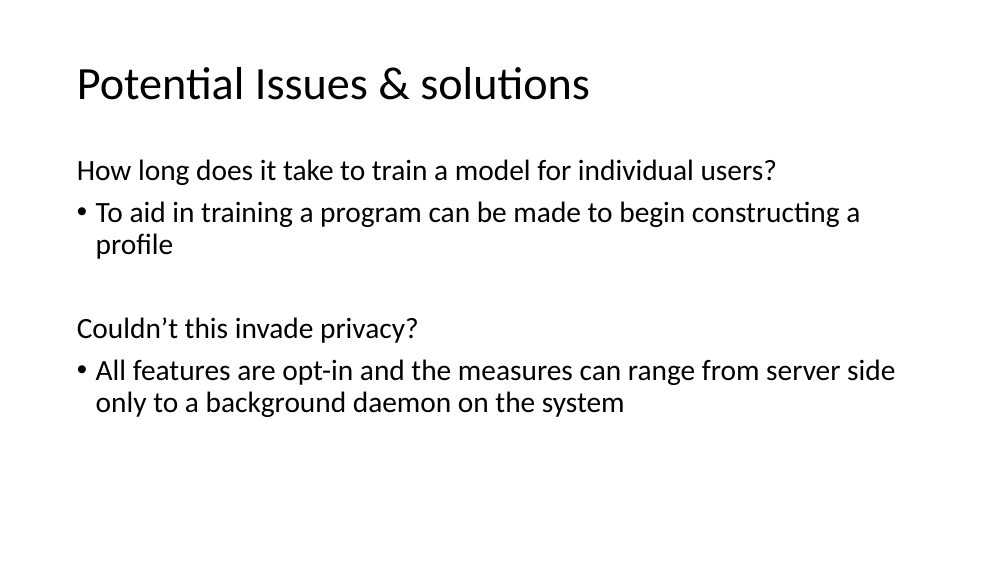
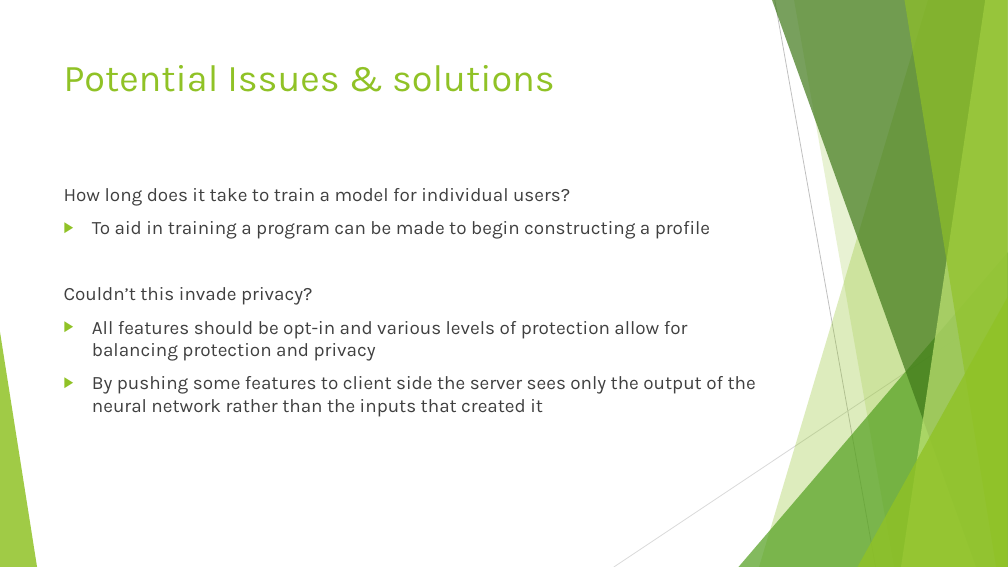
Before and after one commit to EmanSza/2023-hackathon-centennialhacks, a slide deck: slide 9 of notes/Human Hueristics.pptx. Drawn at 1008x567 pixels with LibreOffice and Linux fonts; fonts in the diff are those of the drawing. Boxes give left, top, right and bottom in pixels: in the first picture for what was removed or moved away, otherwise in the second. Text is boxed around its words. In the diff, an @@ line names an element or a change of style, - is before the commit and + after.

```diff
--- a/notes/Human Hueristics.pptx
+++ b/notes/Human Hueristics.pptx
@@ title "Potential Issues & solutions": place and size @@
-title "Potential Issues & solutions" at bbox=[77, 67, 590, 100]
+title "Potential Issues & solutions" at bbox=[64, 65, 555, 92]
@@ title "Potential Issues & solutions" at bbox=[64, 65, 555, 92]: size 44 to 36 pt, font Calibri to Karla, text colour #000000 to #90C226; line spacing 0.9 to 1; vertical alignment middle to top @@
@@ text "How long does it take ...": place and size @@
-text "How long does it take ..." at bbox=[77, 159, 895, 417]
+text "How long does it take ..." at bbox=[64, 188, 756, 417]
@@ text at bbox=[64, 188, 710, 305]: size 28 to 18 pt, font Calibri to Karla, text colour #000000 to #404040 in "How long does it take to train ...", "To aid in training a program can ...", "Couldn’t this invade privacy?"; line spacing 0.9 to 1; bullet • to ▶ @@
@@ text at bbox=[92, 321, 756, 417]: text changed; size 28 to 18 pt; font Calibri to Karla; text colour #000000 to #404040 @@
-• All features are opt-in and the measures can range from server side only to a background daemon on the system
+▶ All features should be opt-in and various levels of protection allow for balancing protection and privacy
+▶ By pushing some features to client side the server sees only the output of the neural network rather than the inputs that created it
@@ group added at bbox=[0, 0, 1008, 567]: 5 freeform shapes, 3 triangles, 2 lines @@
```
Also in this commit, not shown: 8 other slides changed, 1 slide added.
